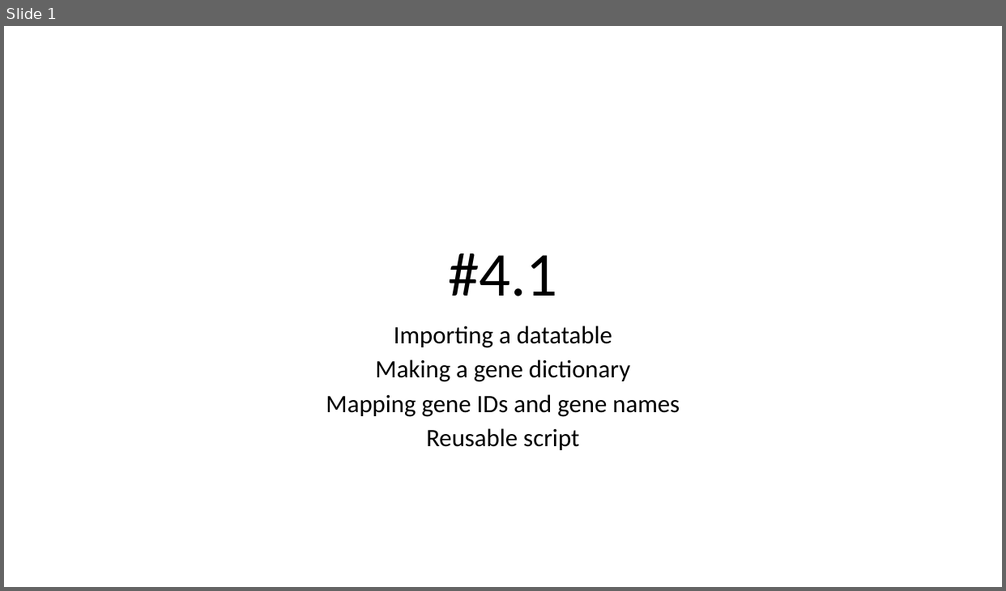
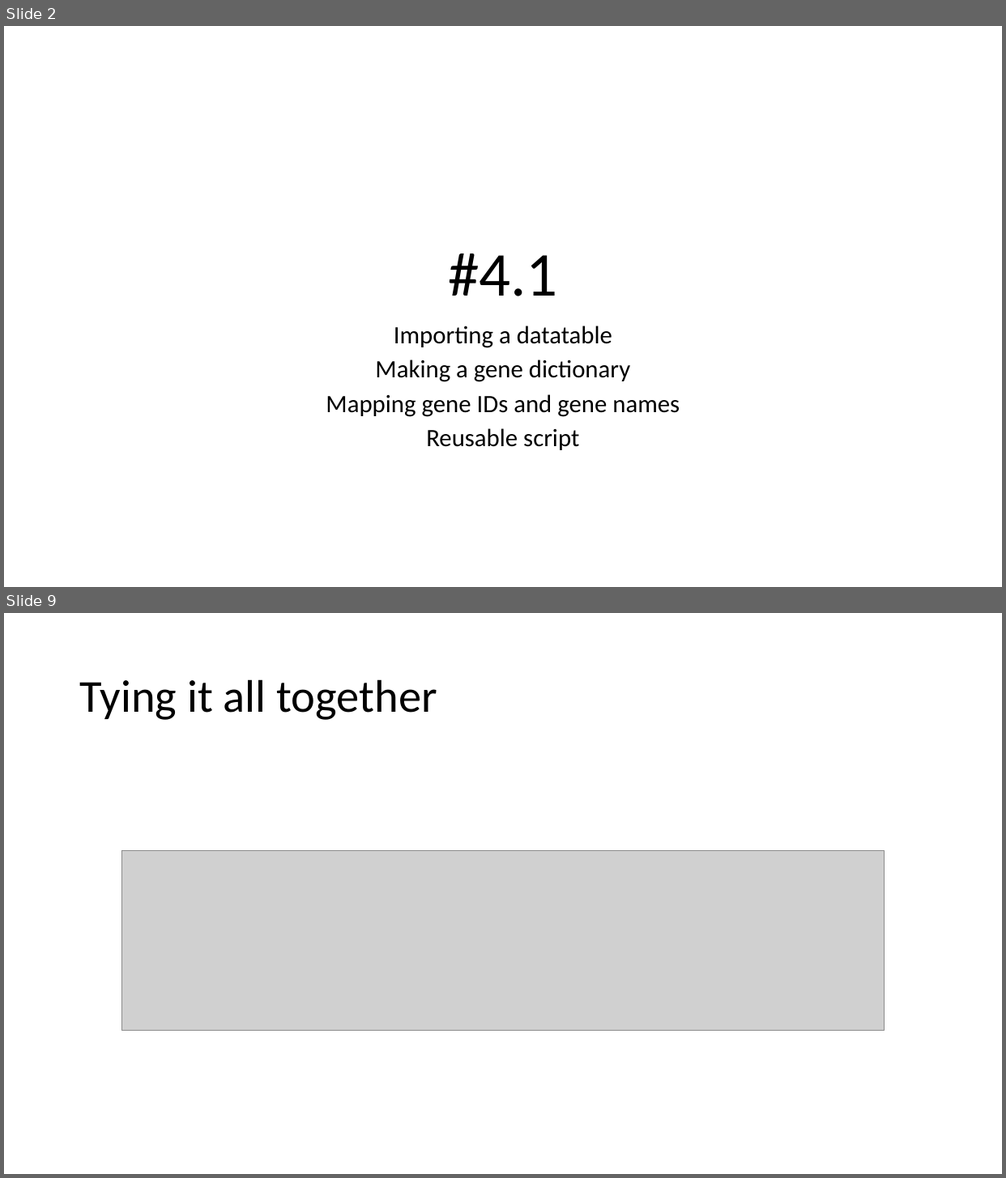
Before and after one commit to j-berg/bioinformatics-bootcamp, a slide deck: class_4_1/class_4_1.pptx. Shown one above the other, each under a label of ours: slide 1 before the commit, slides 2 and 9 after it; the slides between them are not shown. The pictures are 1006x591 and 1006x1178 pixels, drawn with LibreOffice and Linux fonts; fonts in the diff are those of the drawing; grey boxes stand for pictures. Boxes give left, top, right and bottom in pixels: in the first picture for what was removed or moved away, otherwise in the second. Text is boxed around its words. In the diff, an @@ line names an element or a change of style, - is before the commit and + after.

```diff
--- a/class_4_1/class_4_1.pptx
+++ b/class_4_1/class_4_1.pptx
@@ slide 9 added at (x1=4, y1=613, x2=1002, y2=1174), background #FFFFFF @@
@@ title added at (x1=80, y1=679, x2=437, y2=720), 44 pt, text #000000 @@
+Tying it all together
@@ picture added at (x1=122, y1=850, x2=884, y2=1030) @@
@@ what was slide 1 is now slide 2 @@
```
Also in this commit, not shown: 9 other slides added, 5 other files.
